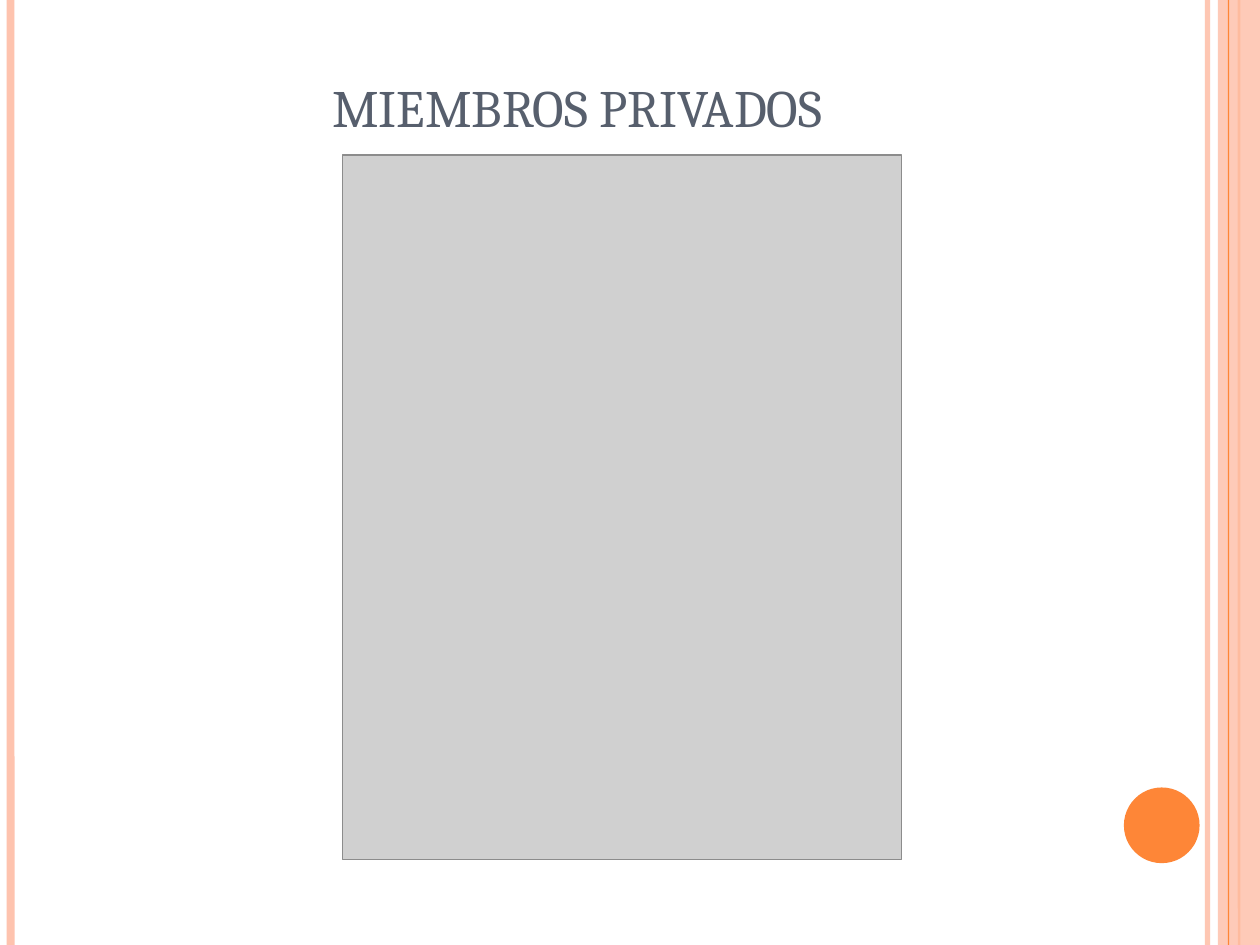
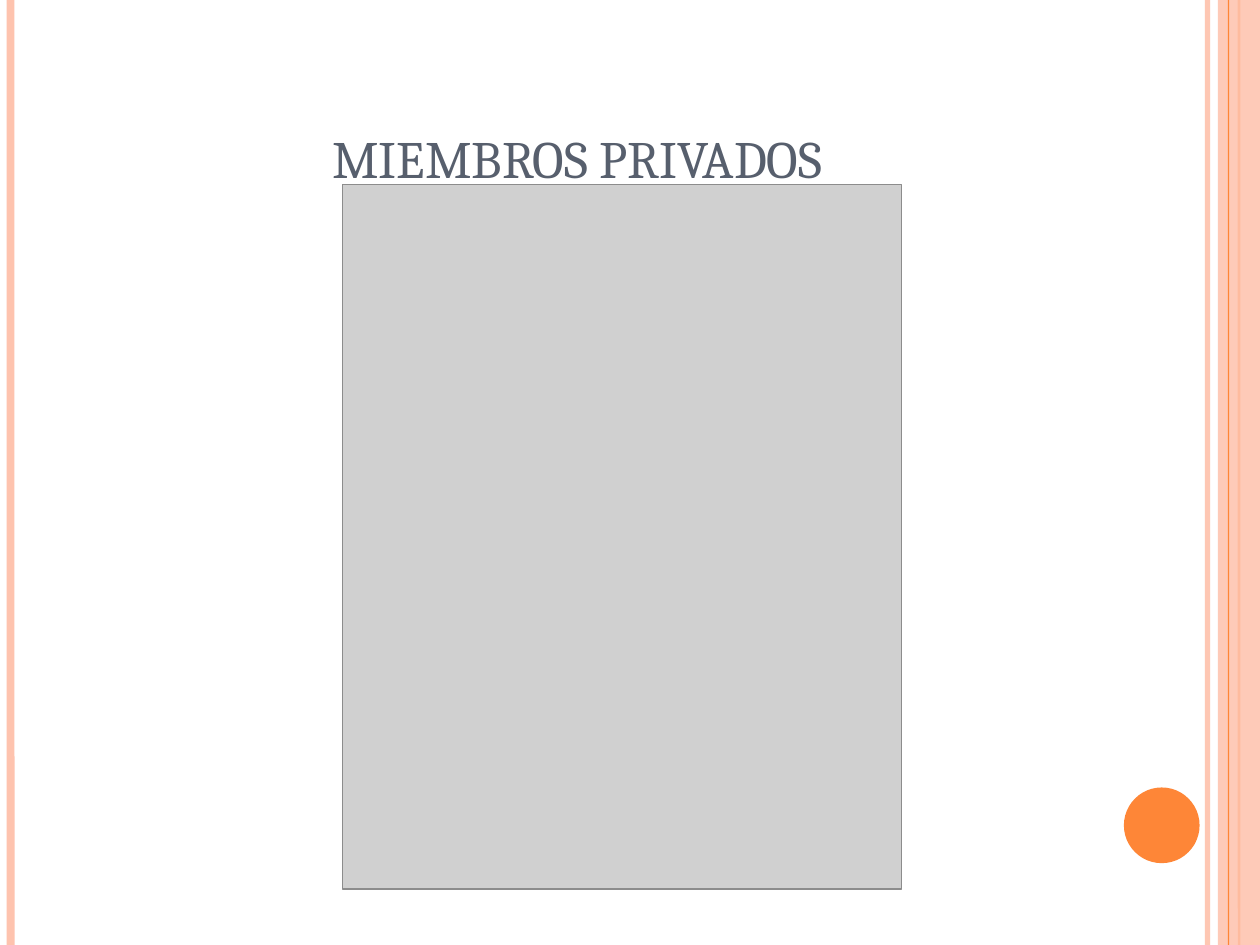
Before and after one commit to alexcaiza/java-clearminds, a slide deck: slide 13 of semanas/Semana1/SCJP-Semana1-Dia2.ppt. Drawn at 1260x945 pixels with LibreOffice and Linux fonts; fonts in the diff are those of the drawing; grey boxes stand for pictures. Boxes give left, top, right and bottom in pixels: in the first picture for what was removed or moved away, otherwise in the second. Text is boxed around its words. In the diff, an @@ line names an element or a change of style, - is before the commit and + after.

```diff
--- a/semanas/Semana1/SCJP-Semana1-Dia2.ppt
+++ b/semanas/Semana1/SCJP-Semana1-Dia2.ppt
@@ title "MIEMBROS PRIVADOS" rewrapped from (x1=332, y1=91, x2=823, y2=128) to (x1=332, y1=142, x2=823, y2=189) @@
@@ picture moved from (x1=343, y1=155, x2=902, y2=859) to (x1=343, y1=185, x2=902, y2=890) @@
```
Also in this commit, not shown: 6 other slides changed, 17 other files.
